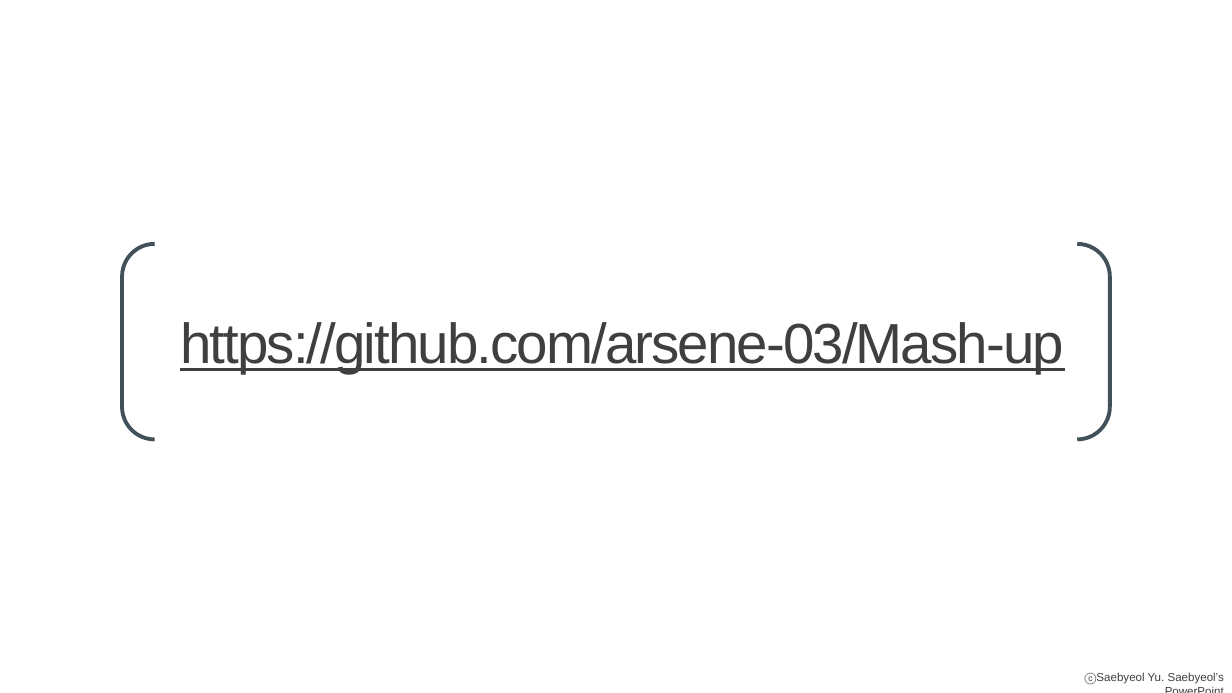
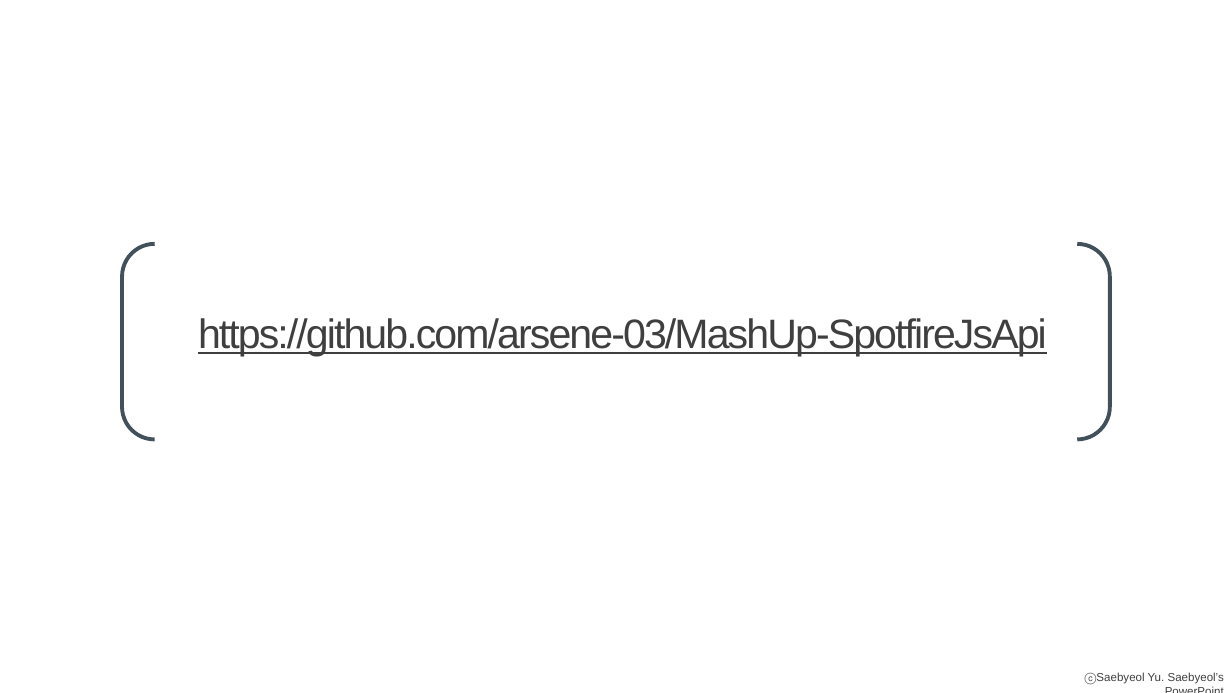
Before and after one commit to arsene-03/MashUp-SpotfireJsApi, a slide deck: slide 32 of Mash-up과제 소개.pptx (slide 22 before the commit). Drawn at 1232x693 pixels with LibreOffice and Linux fonts; fonts in the diff are those of the drawing; background and template pictures are left out. Boxes give left, top, right and bottom in pixels: in the first picture for what was removed or moved away, otherwise in the second. Text is boxed around its words. In the diff, an @@ line names an element or a change of style, - is before the commit and + after.

```diff
--- a/Mash-up과제 소개.pptx
+++ b/Mash-up과제 소개.pptx
@@ text at [198, 318, 1047, 356]: text changed; size 44 to 32 pt @@
-https://github.com/arsene-03/Mash-up
+https://github.com/arsene-03/MashUp-SpotfireJsApi
```
Also in this commit, not shown: 3 other slides changed, 10 slides added, 2 other files.
